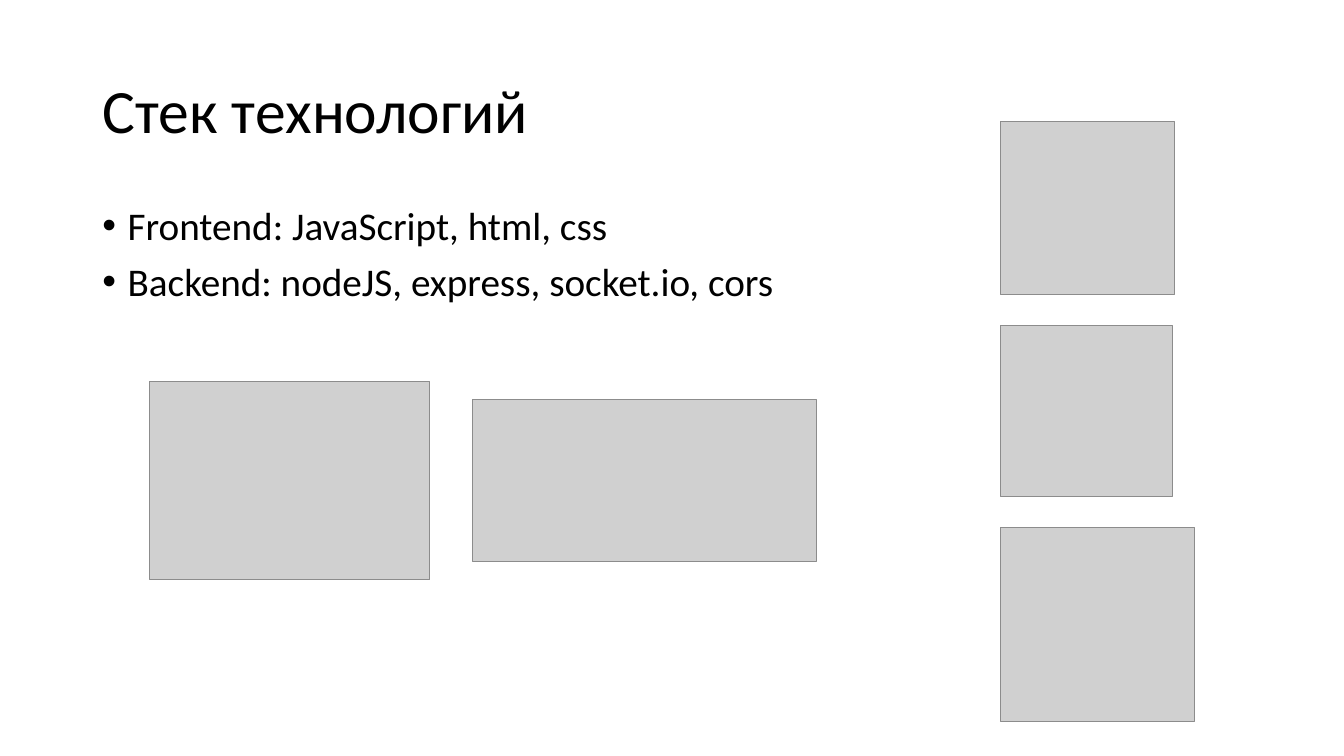
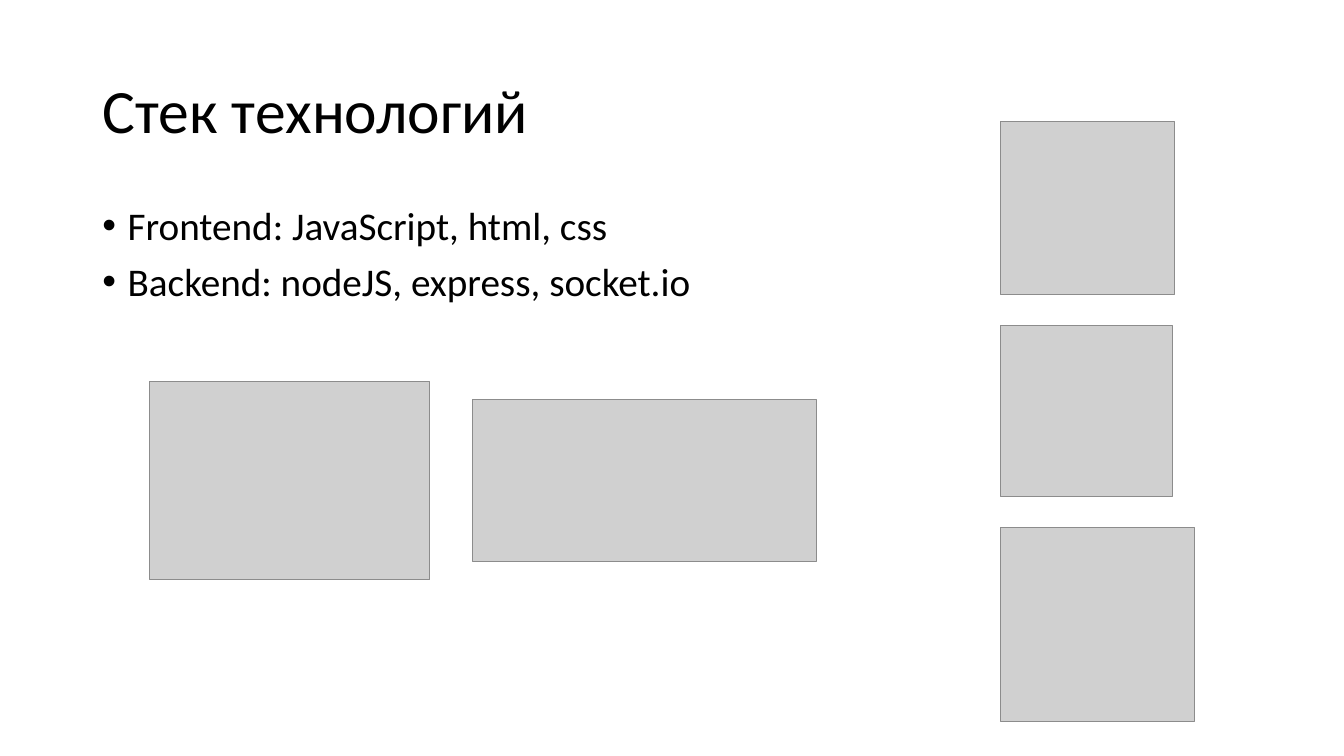
Before and after one commit to GalkinAlexeyAndreevich/game-js, a slide deck: slide 3 of ping-pong.pptx. Drawn at 1344x756 pixels with LibreOffice and Linux fonts; fonts in the diff are those of the drawing; grey boxes stand for pictures. Boxes give left, top, right and bottom in pixels: in the first picture for what was removed or moved away, otherwise in the second. Text is boxed around its words. In the diff, an @@ line names an element or a change of style, - is before the commit and + after.

```diff
--- a/ping-pong.pptx
+++ b/ping-pong.pptx
@@ text at [128,268,690,303]: text changed @@
-• Backend: nodeJS, express, socket.io, cors
+• Backend: nodeJS, express, socket.io
```
Also in this commit, not shown: 2 other slides changed, 24 other files.
